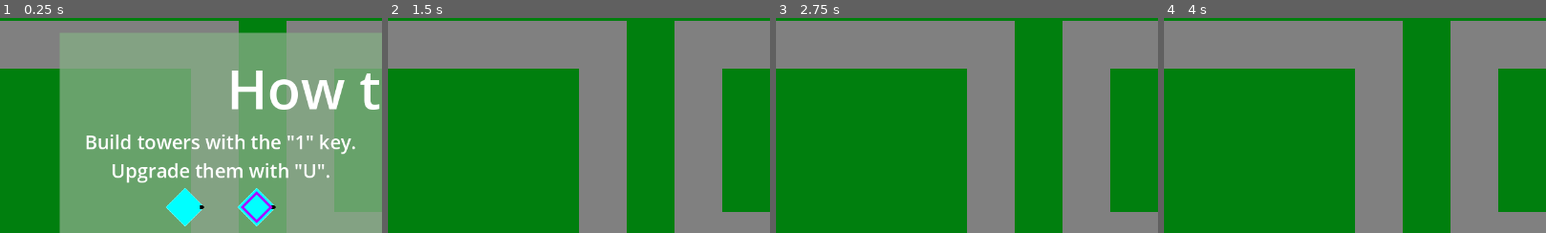
Above: before the commit, frames 1-4 (left to right).
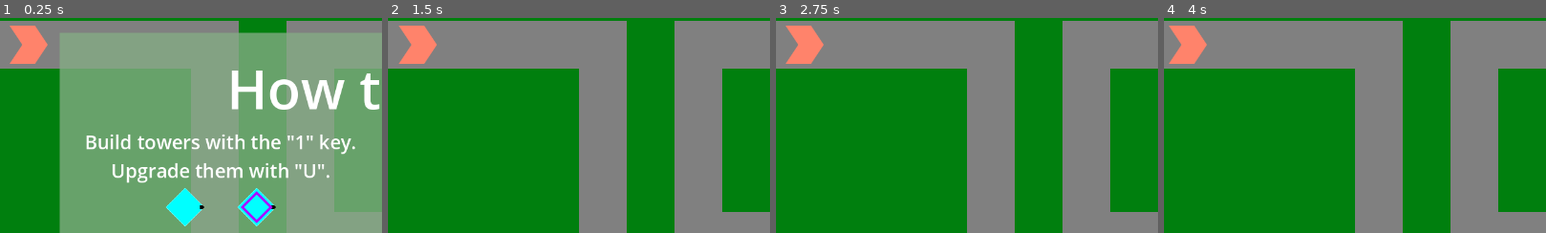
Above: after the commit, the same moments.

Repository: phrasmotica/godot-tower-defence
Game: Godot game, scene res://scenes/game.tscn
Same seed, same stepped clock (60 frames per second), same inputs: the game is played once before the commit and once after it.
Inputs (mouse positions are % of the whole screen's width and height, from its top left):
- Up to frame 1 (0.25 s): no input
- Up to frame 2 (1.5 s): click "Play path 0" at 0.5 s; click (80, 33) at 1.25 s
- Up to frame 3 (2.75 s): click (88, 33) at 2 s
- Up to frame 4 (4 s): click (95, 33) at 2.75 s; click (80, 47) at 3.5 s
The pictures show only the part of the screen within x 0-50%, y 10-60%; the shares and areas given below are measured in that part.

The runs differ from the first frame. In frame 1, 1.2% of the frame differs, in the area x 2-13%, y 3-22%; in frame 2, 1.2%; in frame 3, 1.2%; in frame 4, 1.2%.

Commit message:
Create animated arrow showing the start of each path

Diff:
--- a/scenes/path_0.tscn
+++ b/scenes/path_0.tscn
@@ -1,7 +1,8 @@
-[gd_scene load_steps=6 format=3 uid="uid://cwre1fwtm2nge"]
+[gd_scene load_steps=7 format=3 uid="uid://cwre1fwtm2nge"]
 
 [ext_resource type="Script" path="res://scripts/path.gd" id="1_076ov"]
 [ext_resource type="Texture2D" uid="uid://c5wfvtw4begee" path="res://assets/sprites/background_tilemap.png" id="2_ol0bi"]
+[ext_resource type="PackedScene" uid="uid://dme44yv1l5j5q" path="res://scenes/start_arrow.tscn" id="3_eo2qj"]
 
 [sub_resource type="TileSetAtlasSource" id="TileSetAtlasSource_1fygk"]
 texture = ExtResource("2_ol0bi")
@@ -37,3 +38,6 @@
 
 [node name="Waypoints" type="Path2D" parent="."]
 curve = SubResource("Curve2D_0uew2")
+
+[node name="StartArrow" parent="." instance=ExtResource("3_eo2qj")]
+position = Vector2(40, 120)
--- a/scenes/path_1.tscn
+++ b/scenes/path_1.tscn
@@ -1,7 +1,8 @@
-[gd_scene load_steps=6 format=3 uid="uid://b456ocmarcb75"]
+[gd_scene load_steps=7 format=3 uid="uid://b456ocmarcb75"]
 
 [ext_resource type="Script" path="res://scripts/path.gd" id="2_swkys"]
 [ext_resource type="Texture2D" uid="uid://c5wfvtw4begee" path="res://assets/sprites/background_tilemap.png" id="2_sxaun"]
+[ext_resource type="PackedScene" uid="uid://dme44yv1l5j5q" path="res://scenes/start_arrow.tscn" id="3_g5tu1"]
 
 [sub_resource type="TileSetAtlasSource" id="TileSetAtlasSource_5vidl"]
 texture = ExtResource("2_sxaun")
@@ -182,3 +183,7 @@
 [node name="Waypoints" type="Path2D" parent="."]
 position = Vector2(-80, 0)
 curve = SubResource("Curve2D_h81tm")
+
+[node name="StartArrow" parent="." instance=ExtResource("3_g5tu1")]
+position = Vector2(840, 40)
+rotation = 1.5708
--- /dev/null
+++ b/scenes/start_arrow.tscn
@@ -0,0 +1,84 @@
+[gd_scene load_steps=6 format=3 uid="uid://dme44yv1l5j5q"]
+
+[ext_resource type="Texture2D" uid="uid://new12rcd4jav" path="res://assets/sprites/path_start_arrow.png" id="1_oh3fm"]
+
+[sub_resource type="SpriteFrames" id="SpriteFrames_xbhsx"]
+animations = [{
+"frames": [{
+"duration": 1.0,
+"texture": ExtResource("1_oh3fm")
+}],
+"loop": true,
+"name": &"default",
+"speed": 5.0
+}]
+
+[sub_resource type="Animation" id="Animation_mxhtn"]
+length = 0.001
+tracks/0/type = "bezier"
+tracks/0/imported = false
+tracks/0/enabled = true
+tracks/0/path = NodePath("Sprite:position:x")
+tracks/0/interp = 1
+tracks/0/loop_wrap = true
+tracks/0/keys = {
+"handle_modes": PackedInt32Array(0),
+"points": PackedFloat32Array(0, -0.25, 0, 0.25, 0),
+"times": PackedFloat32Array(0)
+}
+tracks/1/type = "bezier"
+tracks/1/imported = false
+tracks/1/enabled = true
+tracks/1/path = NodePath("Sprite:position:y")
+tracks/1/interp = 1
+tracks/1/loop_wrap = true
+tracks/1/keys = {
+"handle_modes": PackedInt32Array(0),
+"points": PackedFloat32Array(0, -0.25, 0, 0.25, 0),
+"times": PackedFloat32Array(0)
+}
+
+[sub_resource type="Animation" id="Animation_gyxwg"]
+resource_name = "start_arrow"
+length = 0.5
+loop_mode = 2
+tracks/0/type = "bezier"
+tracks/0/imported = false
+tracks/0/enabled = true
+tracks/0/path = NodePath("Sprite:position:x")
+tracks/0/interp = 1
+tracks/0/loop_wrap = true
+tracks/0/keys = {
+"handle_modes": PackedInt32Array(0, 0),
+"points": PackedFloat32Array(0, -0.25, 0, 0.2, 8, 10, -0.25, 0, 0.25, 0),
+"times": PackedFloat32Array(0, 0.5)
+}
+tracks/1/type = "bezier"
+tracks/1/imported = false
+tracks/1/enabled = true
+tracks/1/path = NodePath("Sprite:position:y")
+tracks/1/interp = 1
+tracks/1/loop_wrap = true
+tracks/1/keys = {
+"handle_modes": PackedInt32Array(0, 0),
+"points": PackedFloat32Array(0, -0.25, 0, 0.25, 0, 0, -0.25, 0, 0.25, 0),
+"times": PackedFloat32Array(0, 0.5)
+}
+
+[sub_resource type="AnimationLibrary" id="AnimationLibrary_mxtwk"]
+_data = {
+"RESET": SubResource("Animation_mxhtn"),
+"start_arrow": SubResource("Animation_gyxwg")
+}
+
+[node name="StartArrow" type="Node2D"]
+
+[node name="Sprite" type="AnimatedSprite2D" parent="."]
+sprite_frames = SubResource("SpriteFrames_xbhsx")
+
+[node name="AnimationPlayer" type="AnimationPlayer" parent="Sprite"]
+root_node = NodePath("../..")
+libraries = {
+"": SubResource("AnimationLibrary_mxtwk")
+}
+autoplay = "start_arrow"
Binary file added: assets/sprites/path_start_arrow.png
Not shown, added: assets/sprites/path_start_arrow.png.import
Not shown, added: assets/sprites/path_start_arrow.pdn
